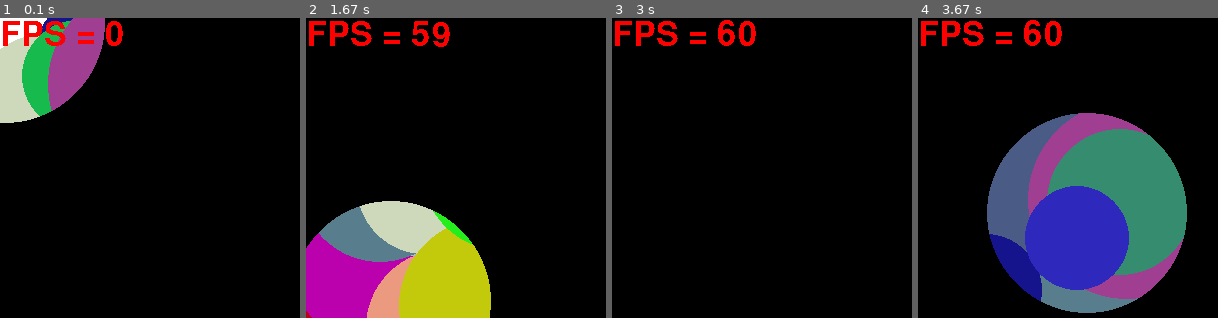
Above: before the commit, frames 1-4 (left to right).
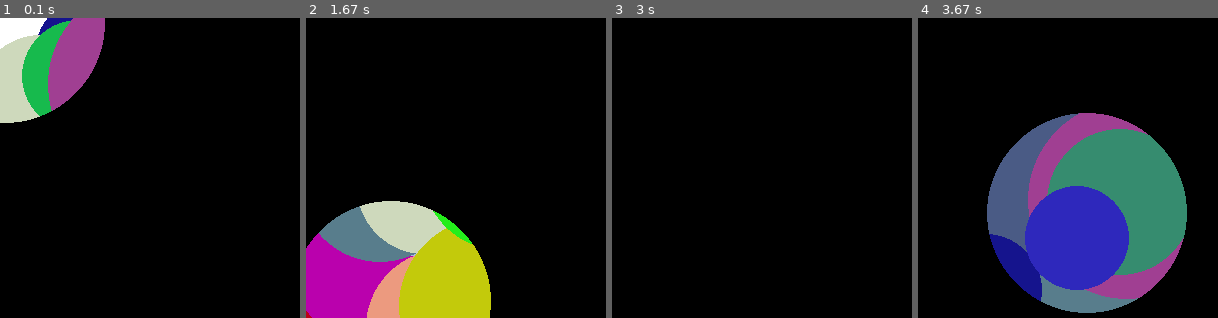
Above: after the commit, the same moments.

Repository: eddiebus/MyPython
Game: pygame game, started from See through effect/main.py
Same seed, same stepped clock (60 frames per second), same inputs: the game is played once before the commit and once after it.
Inputs (mouse positions are % of the whole screen's width and height, from its top left):
- Up to frame 1 (0.1 s): no input
- Up to frame 2 (1.67 s): right-click (26, 51) at 0.38 s; click (19, 35) at 0.72 s; click (62, 59) at 1.05 s; click (14, 47) at 1.38 s
- Up to frame 3 (3 s): click (88, 88) at 1.72 s; click (70, 42) at 2.05 s; click (81, 48) at 2.38 s; click (85, 70) at 2.72 s
- Up to frame 4 (3.67 s): click (54, 46) at 3.05 s; click (28, 32) at 3.38 s
The pictures show only the part of the screen within x 0-50%, y 0-50%; the shares and areas given below are measured in that part.

The runs differ from the first frame. In frame 1, 1.2% of the frame differs, in the area x 1-41%, y 1-10%; in frame 2, 1.5%; in frame 3, 1.5%, in the area x 1-48%, y 0-10%; in frame 4, 1.5%.

Commit message:
See through effect - Remove FPS
Comment out FPS counter.

Diff:
--- a/See through effect/main.py
+++ b/See through effect/main.py
@@ -68,10 +68,12 @@
         if window.focus:
             window.scene.paint(window.display)
 
+        """
         window.display.blit(
             window.font.render("FPS = {0}".format(window.fps),0,(255,0,0),None),
             (0,0)
             )
+        """
         pygame.display.flip()
 
 
